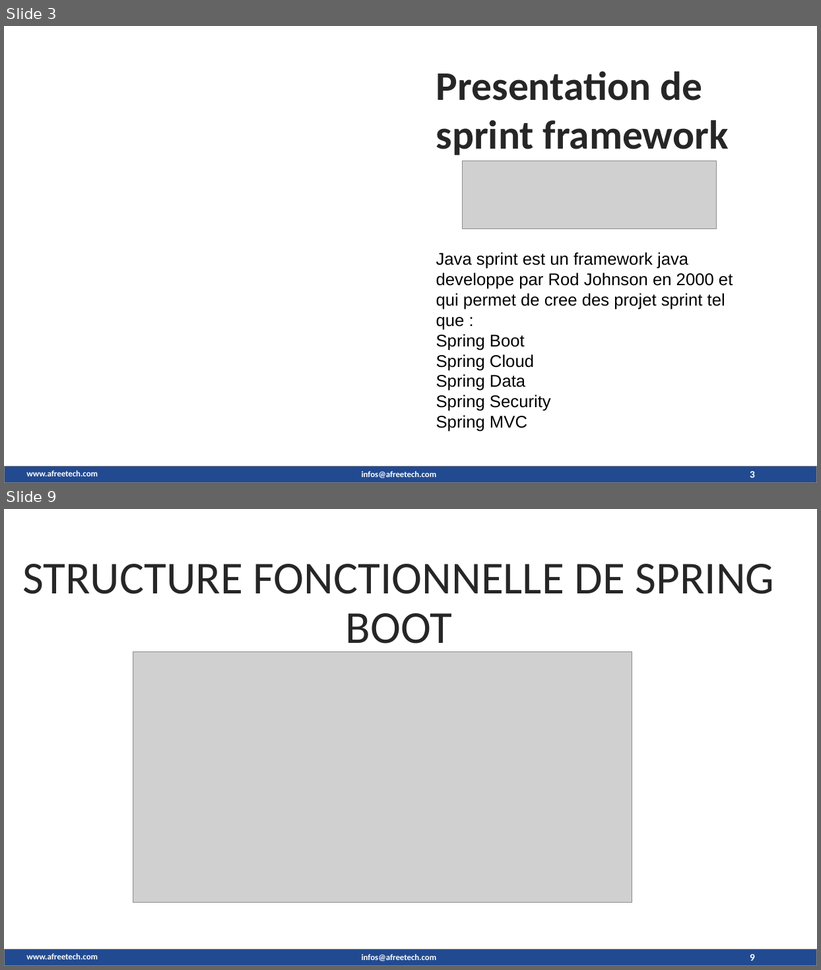
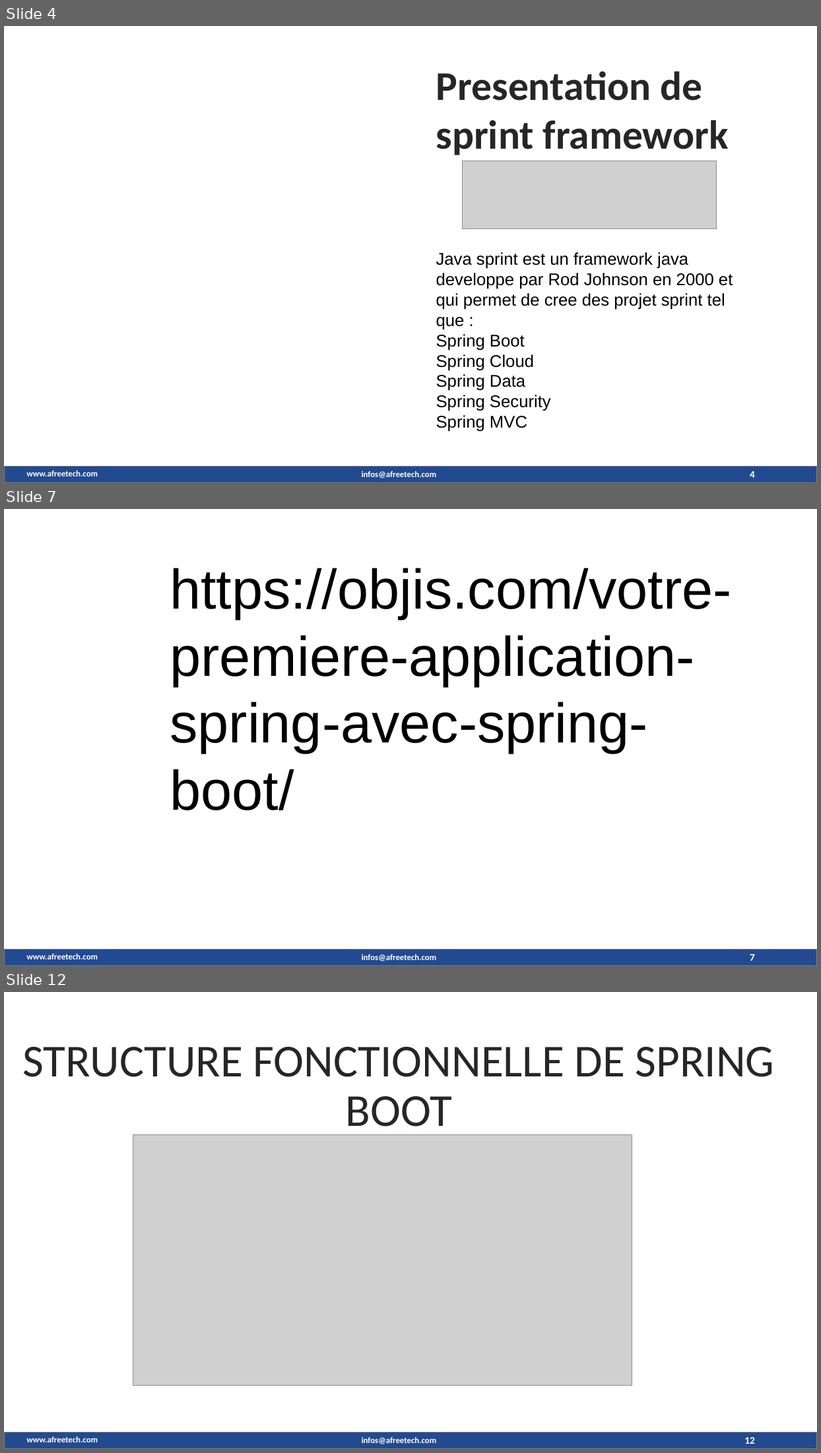
Before and after one commit to maximedorlin/maximedorlin, a slide deck: sprint boot.pptx. Shown one above the other, each under a label of ours: slides 3 and 9 before the commit, slides 4, 7 and 12 after it; the slides between them are not shown. The pictures are 821x970 and 821x1453 pixels, drawn with LibreOffice and Linux fonts; fonts in the diff are those of the drawing; grey boxes stand for pictures; background and template pictures are left out. Boxes give left, top, right and bottom in pixels: in the first picture for what was removed or moved away, otherwise in the second. Text is boxed around its words. In the diff, an @@ line names an element or a change of style, - is before the commit and + after.

Commit message:
sprint boot modifier 1
sprint boot modifier 1

```diff
--- a/sprint boot.pptx
+++ b/sprint boot.pptx
@@ slide 7 added at (4,509,817,966), background picture (left out); not listed: 3 template elements that a slide beside it also shows @@
@@ text added at (170,568,731,811), 66 pt, text #000000 @@
+https://objis.com/votre-premiere-application-spring-avec-spring-boot/
@@ page number added at (750,955,755,961), 12 pt, text #FFFFFF, bold @@
+7
@@ what was slide 3 is now slide 4 @@
@@ page number at (750,472,755,478): text changed @@
-3
+4
@@ what was slide 9 is now slide 12 @@
@@ page number at (745,1438,755,1444): text changed @@
-9
+12
```
Also in this commit, not shown: 6 slides changed, 4 other slides added.
